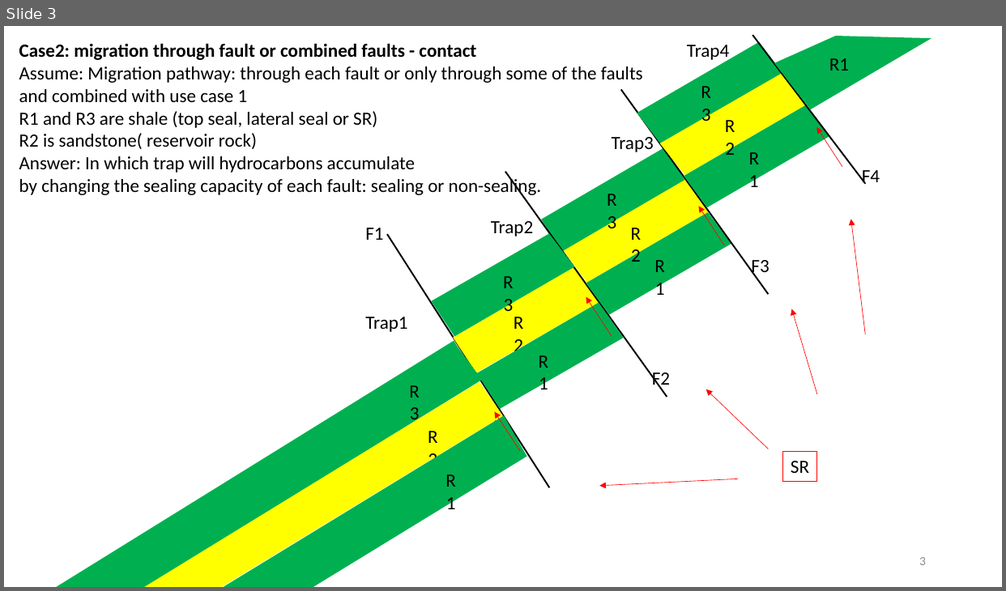
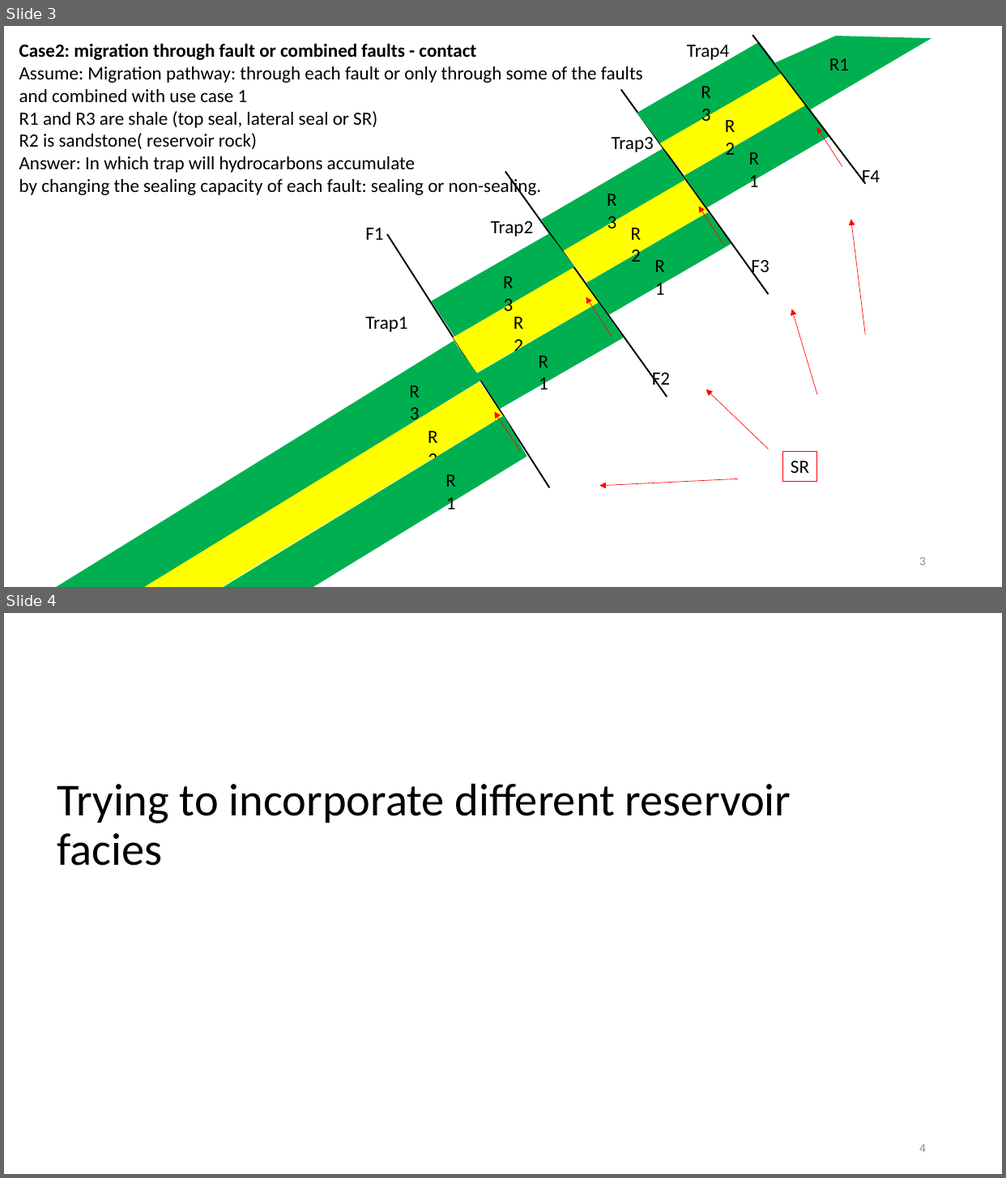
Before and after one commit to GeoAssistant/GeoOntology, a slide deck: Use case - Hydrocarbons accumulation.pptx. Shown one above the other, each under a label of ours: slide 3 before the commit, slides 3 and 4 after it. The pictures are 1006x591 and 1006x1178 pixels, drawn with LibreOffice and Linux fonts; fonts in the diff are those of the drawing. Boxes give left, top, right and bottom in pixels: in the first picture for what was removed or moved away, otherwise in the second. Text is boxed around its words. In the diff, an @@ line names an element or a change of style, - is before the commit and + after.

```diff
--- a/Use case - Hydrocarbons accumulation.pptx
+++ b/Use case - Hydrocarbons accumulation.pptx
@@ slide 4 added at box(4, 613, 1002, 1174), background #FFFFFF @@
@@ title added at box(57, 783, 791, 866), 44 pt, text #000000 @@
+Trying to incorporate different reservoir facies
@@ page number added at box(919, 1144, 926, 1152), 12 pt, text #8C8C8C @@
+4
```
Also in this commit, not shown: 1 other slide added, 1 other file.
